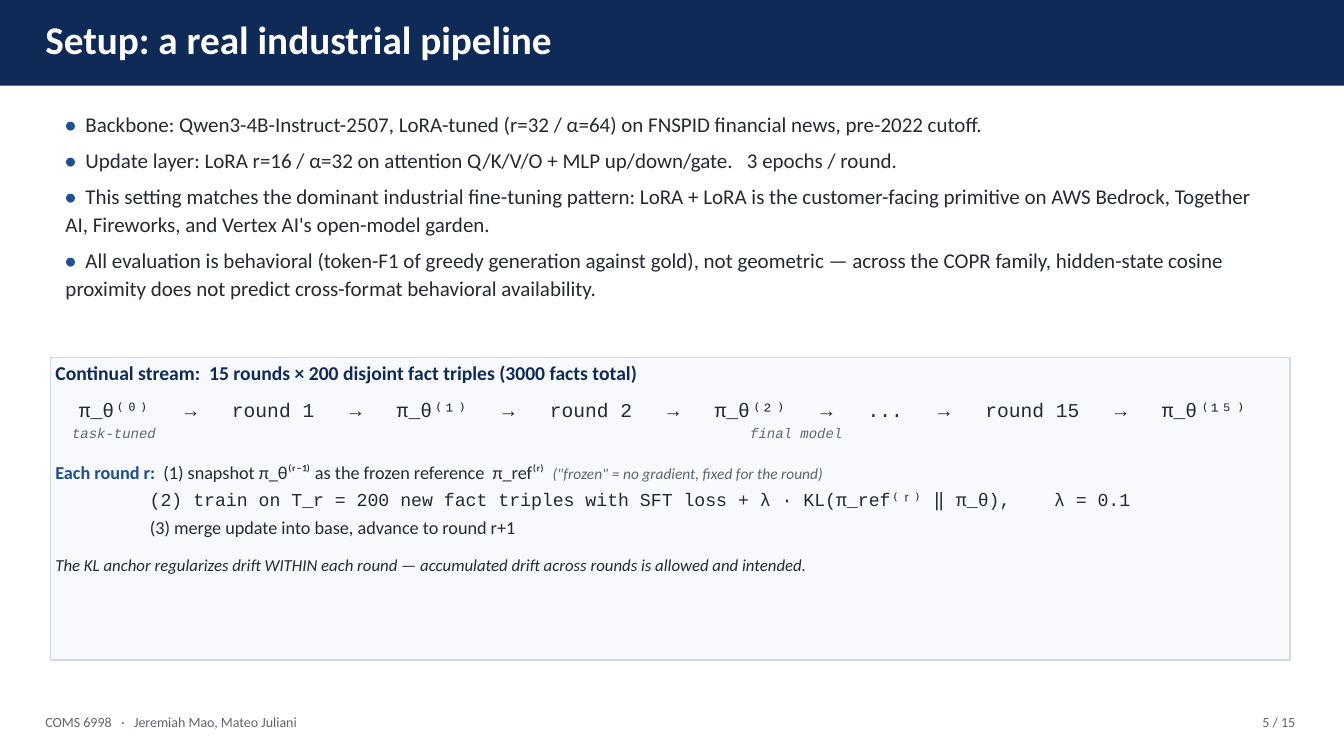
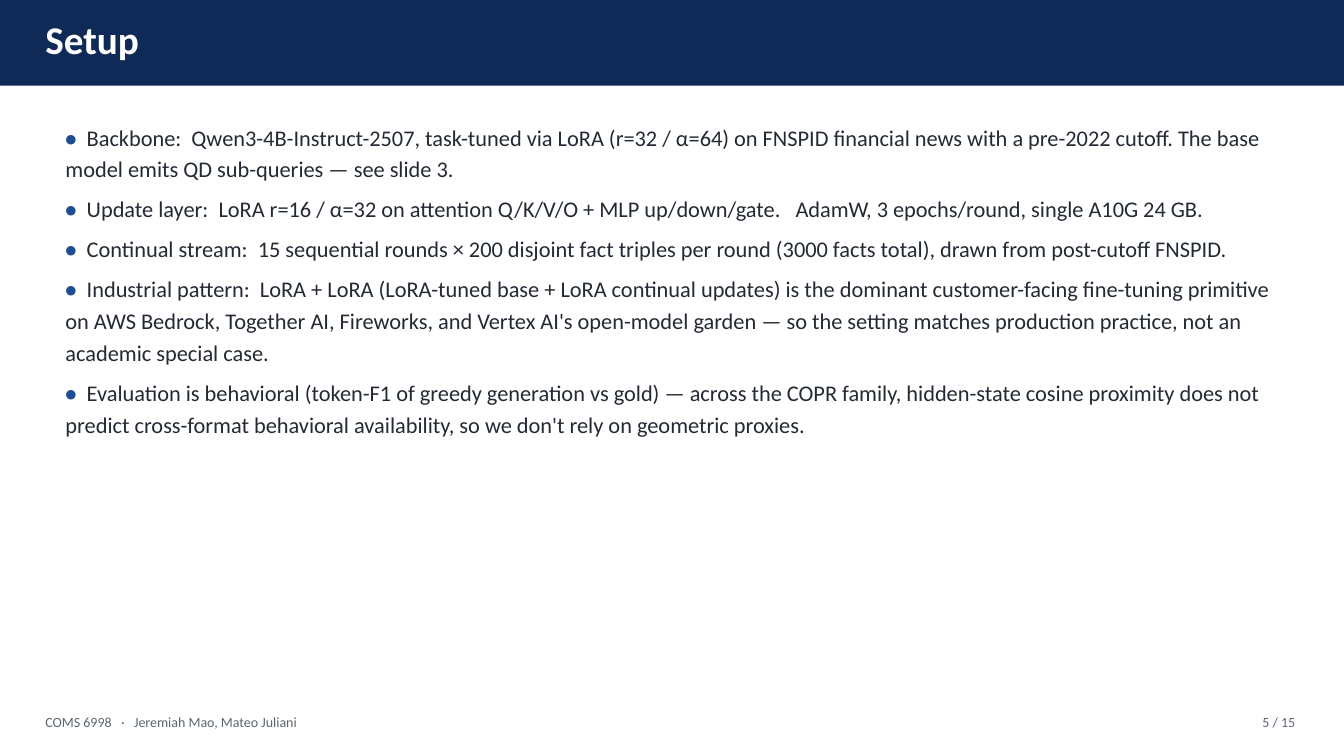
Before and after one commit to jeremiahmao/still-on-task-llm, a slide deck: slide 5 of paper_slides/synergy_deck.pptx. Drawn at 1344x756 pixels with LibreOffice and Linux fonts; fonts in the diff are those of the drawing. Boxes give left, top, right and bottom in pixels: in the first picture for what was removed or moved away, otherwise in the second. Text is boxed around its words. In the diff, an @@ line names an element or a change of style, - is before the commit and + after.

Commit message:
task: deck rewrite — restore Setup to facts-only; consolidate Method (chain + loss + 5 conditions) into one slide

```diff
--- a/paper_slides/synergy_deck.pptx
+++ b/paper_slides/synergy_deck.pptx
@@ text at [45, 28, 139, 60]: text changed @@
-Setup: a real industrial pipeline
+Setup
@@ text at [65, 130, 1269, 437]: text changed; size 15 to 16 pt @@
-• Backbone: Qwen3-4B-Instruct-2507, LoRA-tuned (r=32 / α=64) on FNSPID financial news, pre-2022 cutoff.
-• Update layer: LoRA r=16 / α=32 on attention Q/K/V/O + MLP up/down/gate. 3 epochs / round.
-• This setting matches the dominant industrial fine-tuning pattern: LoRA + LoRA is the customer-facing primitive on AWS Bedrock, Together AI, Fireworks, and Vertex AI's open-model garden.
-• All evaluation is behavioral (token-F1 of greedy generation against gold), not geometric — across the COPR family, hidden-state cosine proximity does not predict cross-format behavioral availability.
+• Backbone: Qwen3-4B-Instruct-2507, task-tuned via LoRA (r=32 / α=64) on FNSPID financial news with a pre-2022 cutoff. The base model emits QD sub-queries — see slide 3.
+• Update layer: LoRA r=16 / α=32 on attention Q/K/V/O + MLP up/down/gate. AdamW, 3 epochs/round, single A10G 24 GB.
+• Continual stream: 15 sequential rounds × 200 disjoint fact triples per round (3000 facts total), drawn from post-cutoff FNSPID.
+• Industrial pattern: LoRA + LoRA (LoRA-tuned base + LoRA continual updates) is the dominant customer-facing fine-tuning primitive on AWS Bedrock, Together AI, Fireworks, and Vertex AI's open-model garden — so the setting matches production practice, not an academic special case.
+• Evaluation is behavioral (token-F1 of greedy generation vs gold) — across the COPR family, hidden-state cosine proximity does not predict cross-format behavioral availability, so we don't rely on geometric proxies.
@@ rectangle removed at [50, 358, 1291, 660] @@
-Continual stream: 15 rounds × 200 disjoint fact triples (3000 facts total)
-π_θ⁽⁰⁾ → round 1 → π_θ⁽¹⁾ → round 2 → π_θ⁽²⁾ → ... → round 15 → π_θ⁽¹⁵⁾
-task-tuned final model
-Each round r: (1) snapshot π_θ⁽ʳ⁻¹⁾ as the frozen reference π_ref⁽ʳ⁾ ("frozen" = no gradient, fixed for the round)
-(2) train on T_r = 200 new fact triples with SFT loss + λ · KL(π_ref⁽ʳ⁾ ‖ π_θ), λ = 0.1
-(3) merge update into base, advance to round r+1
-The KL anchor regularizes drift WITHIN each round — accumulated drift across rounds is allowed and intended.
```
Also in this commit, not shown: 1 other slide changed, 1 other file.
